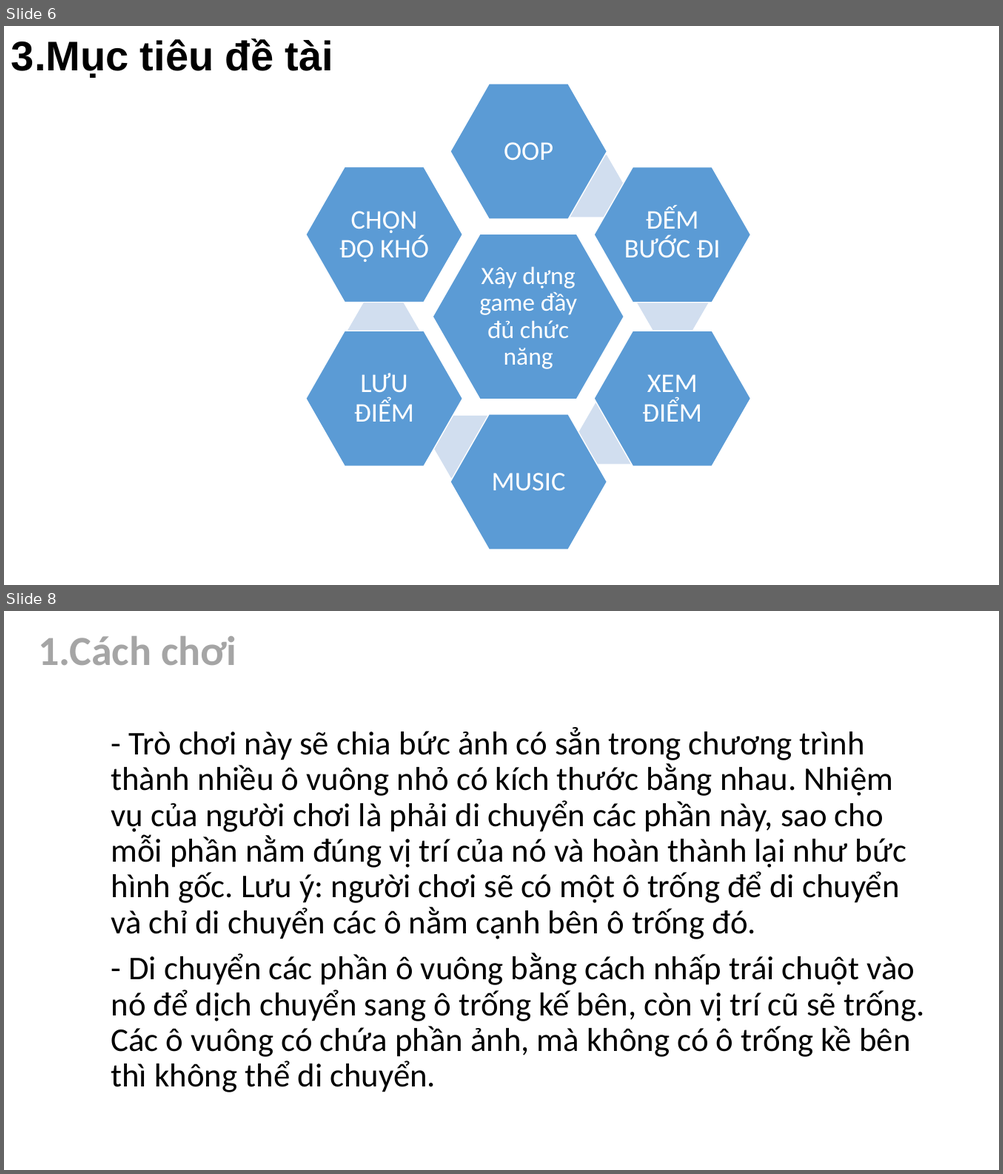
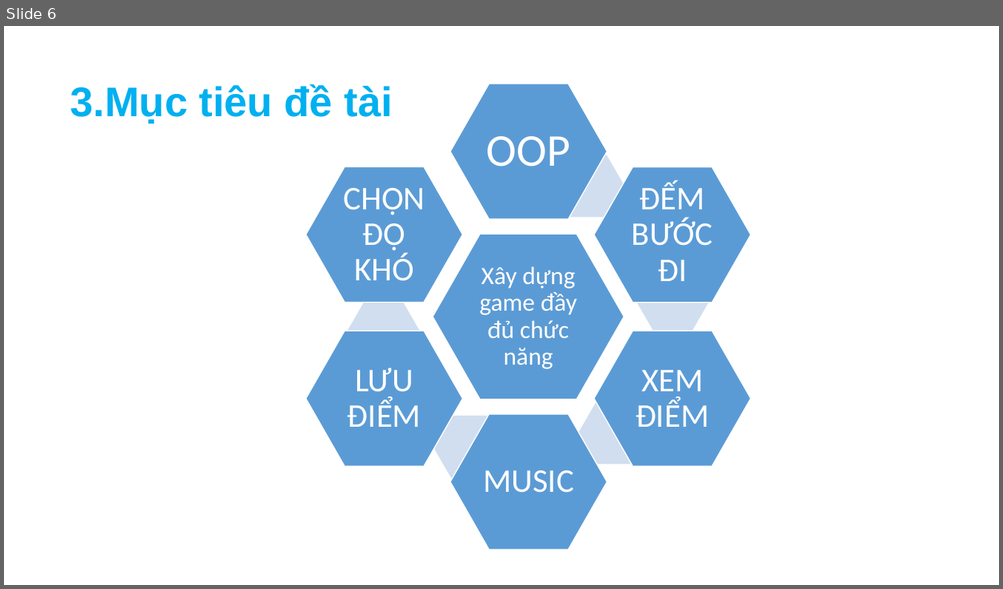
Before and after one commit to AlvinDMartin/Dat-Phuc-Doan1-GameXepHinh, a slide deck: Documents/Slide Bao Cao.pptx. Shown one above the other, each under a label of ours: slides 6 and 8 before the commit, slide 6 after it; the slides between them are not shown. The pictures are 1003x1174 and 1003x589 pixels, drawn with LibreOffice and Linux fonts; fonts in the diff are those of the drawing. Boxes give left, top, right and bottom in pixels: in the first picture for what was removed or moved away, otherwise in the second. Text is boxed around its words. In the diff, an @@ line names an element or a change of style, - is before the commit and + after.

```diff
--- a/Documents/Slide Bao Cao.pptx
+++ b/Documents/Slide Bao Cao.pptx
@@ slide 8 removed at <box>4,611,999,1170</box>, background #FFFFFF @@
@@ text removed at <box>38,636,236,665</box> @@
-1.Cách chơi
@@ subtitle removed at <box>111,727,924,1093</box> @@
-- Trò chơi này sẽ chia bức ảnh có sẳn trong chương trình thành nhiều ô vuông nhỏ có kích thước bằng nhau. Nhiệm vụ của người chơi là phải di chuyển các phần này, sao cho mỗi phần nằm đúng vị trí của nó và hoàn thành lại như bức hình gốc. Lưu ý: người chơi sẽ có một ô trống để di chuyển và chỉ di chuyển các ô nằm cạnh bên ô trống đó.
-- Di chuyển các phần ô vuông bằng cách nhấp trái chuột vào nó để dịch chuyển sang ô trống kế bên, còn vị trí cũ sẽ trống. Các ô vuông có chứa phần ảnh, mà không có ô trống kề bên thì không thể di chuyển.
@@ slide 6 changed as well @@
@@ text "3.Mục tiêu đề tài": place and size @@
-text "3.Mục tiêu đề tài" at <box>11,39,333,78</box>
+text "3.Mục tiêu đề tài" at <box>71,84,392,124</box>
@@ text "3.Mục tiêu đề tài" at <box>71,84,392,124</box>: text colour #000000 to #00B0F0 @@
@@ text "OOP" at <box>486,136,570,167</box>: size 26 to 44 pt; more space between paragraphs @@
@@ size 26 to 32 pt; more space between paragraphs in 5 elements at <box>632,182,713,281</box>, <box>635,370,708,427</box>, <box>483,471,574,493</box>, <box>347,368,421,427</box>, <box>343,188,424,281</box> @@
```
Also in this commit, not shown: 13 other slides changed, 5 slides added, 2 other slides removed.
